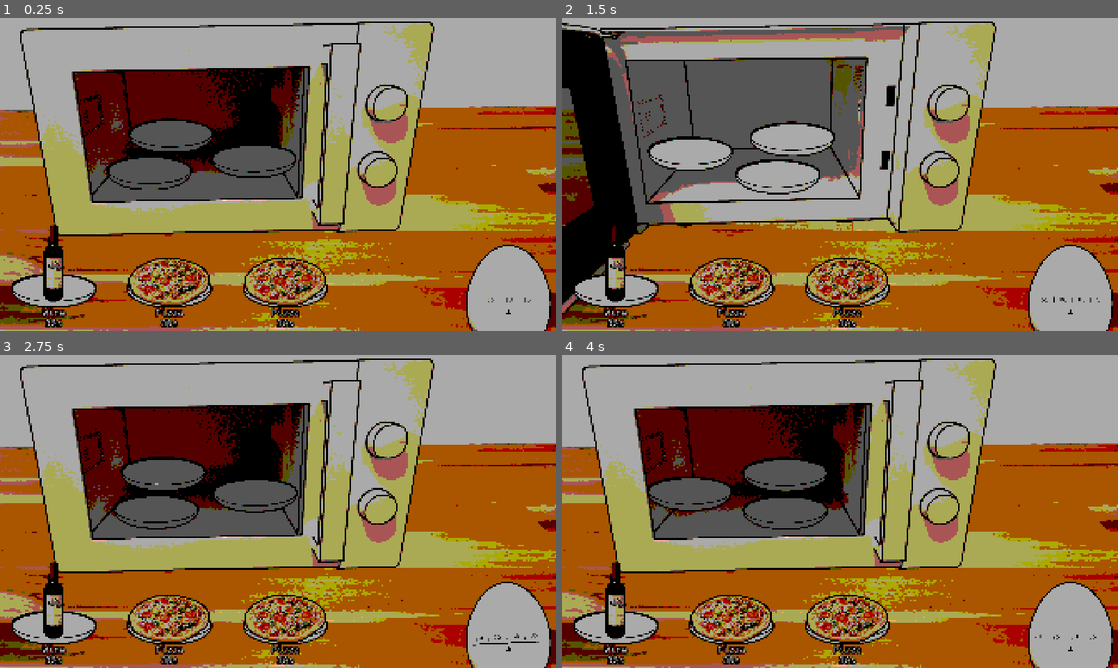
Above: before the commit, frames 1-4 (two rows, left to right).
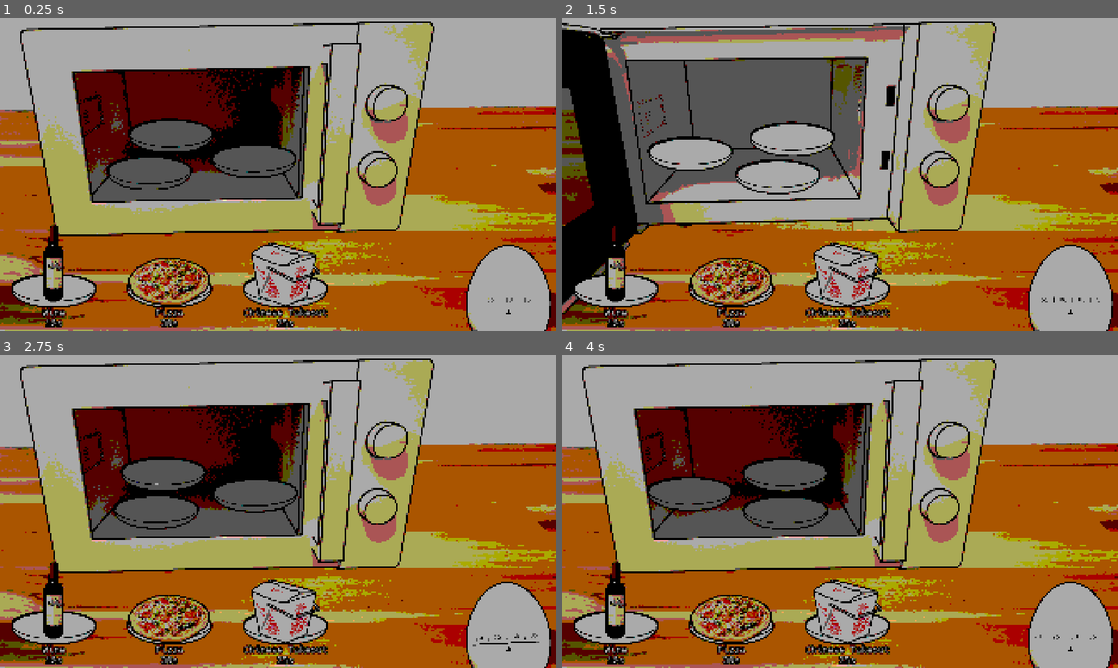
Above: after the commit, the same moments.

Repository: AnJ95/gmtk-2026
Game: Godot game, scene res://main/Main.tscn
Two runs of this game, one before a commit and one after it. Both use one fixed random seed, a clock stepped at 60 frames per second and the inputs below.
Inputs (mouse positions are in pixels of both pictures, inside the frame that each line leads up to):
- Up to frame 1 (0.25 s): no input
- Up to frame 2 (1.5 s): drag from (756, 130) to (617, 290) at 0.52 s; drag from (728, 190) to (784, 136) at 1.27 s
- Up to frame 3 (2.75 s): move the mouse to (333, 442) at 2.02 s; click (333, 442) at 2.17 s
- Up to frame 4 (4 s): drag from (812, 574) to (723, 473) at 2.77 s; move the mouse to (1006, 558) at 3.52 s; click (1006, 558) at 3.67 s

The runs differ from the first frame. In frame 1, 2.5% of the frame differs, in the area x 8-59%, y 71-99%; in frame 2, 2.5%; in frame 3, 2.5%; in frame 4, 2.5%.

Commit message:
Add item chinese takeout

Diff:
--- /dev/null
+++ b/item/items/item_chinese_takeout.tscn
@@ -0,0 +1,25 @@
+[gd_scene format=3 uid="uid://dev4w10jxq5yh"]
+
+[ext_resource type="PackedScene" uid="uid://c46yx6w6qiej" path="res://item/item.tscn" id="1_ndtq1"]
+[ext_resource type="Texture2D" uid="uid://qh3goc51vd08" path="res://item/items/assets/chinese_takeout_raw.png" id="2_ndtq1"]
+[ext_resource type="Texture2D" uid="uid://bp6glumgw7ys5" path="res://item/items/assets/chinese_takeout_done.png" id="3_2qett"]
+[ext_resource type="Texture2D" uid="uid://c60hkyp58jv8i" path="res://item/items/assets/chinese_takeout_burnt.png" id="4_lfbcd"]
+
+[sub_resource type="RectangleShape2D" id="RectangleShape2D_22orn"]
+size = Vector2(238, 222)
+
+[node name="ItemChineseTakeout" unique_id=1400601987 instance=ExtResource("1_ndtq1")]
+item_name = "Chinese Takeout"
+target = 25
+raw = ExtResource("2_ndtq1")
+done = ExtResource("3_2qett")
+burnt = ExtResource("4_lfbcd")
+particle_color = Color(0.7019608, 0.43529412, 0.101960786, 1)
+
+[node name="Sprite2D" parent="." index="0" unique_id=157243693]
+position = Vector2(0, -92)
+texture = ExtResource("2_ndtq1")
+
+[node name="CollisionShape2D" parent="Draggable" parent_id_path=PackedInt32Array(1495946638) index="0" unique_id=342224994]
+position = Vector2(0, -76)
+shape = SubResource("RectangleShape2D_22orn")
--- a/item/items/item_wine_bottle.tscn
+++ b/item/items/item_wine_bottle.tscn
@@ -10,6 +10,7 @@
 
 [node name="ItemWineBottle" unique_id=1400601987 instance=ExtResource("1_r684h")]
 item_name = "Wine"
+target = 10
 raw = ExtResource("2_22orn")
 done = ExtResource("3_q7kl5")
 burnt = ExtResource("4_2qcr5")
--- a/level/LevelManager.gd
+++ b/level/LevelManager.gd
@@ -6,7 +6,7 @@
 	Level.new(30, 3, [
 		preload("res://item/items/item_wine_bottle.tscn"),
 		preload("res://item/items/item_pizza.tscn"),
-		preload("res://item/items/item_pizza.tscn")
+		preload("res://item/items/item_chinese_takeout.tscn")
 	]),
 	Level.new(45, 3, [
 		preload("res://item/items/item_pizza.tscn"),
Binary file added: item/items/assets/chinese_takeout_burnt.png
Not shown, added: item/items/assets/chinese_takeout_burnt.png.import
Binary file added: item/items/assets/chinese_takeout_done.png
Not shown, added: item/items/assets/chinese_takeout_done.png.import
Binary file added: item/items/assets/chinese_takeout_raw.png
Not shown, added: item/items/assets/chinese_takeout_raw.png.import
